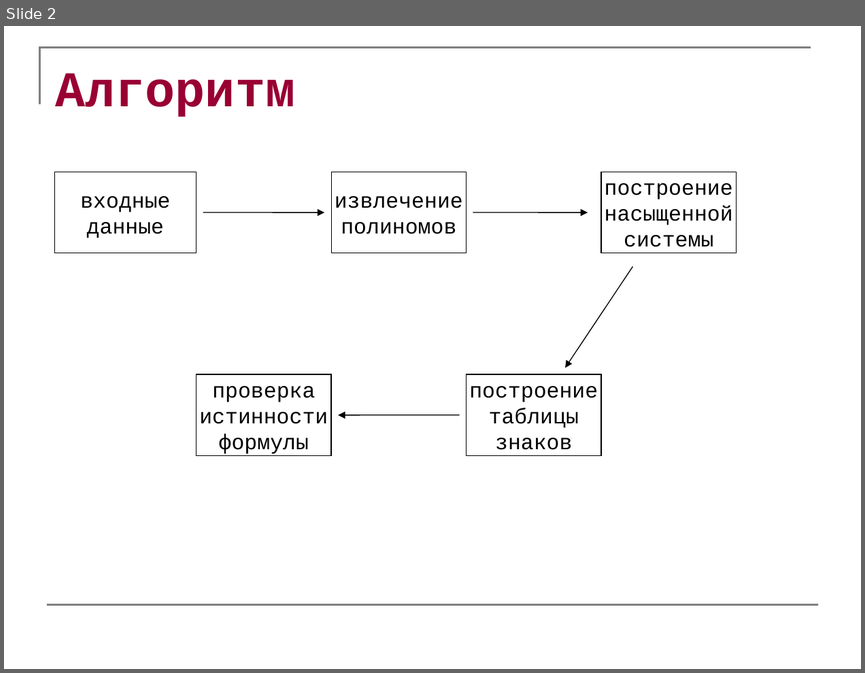
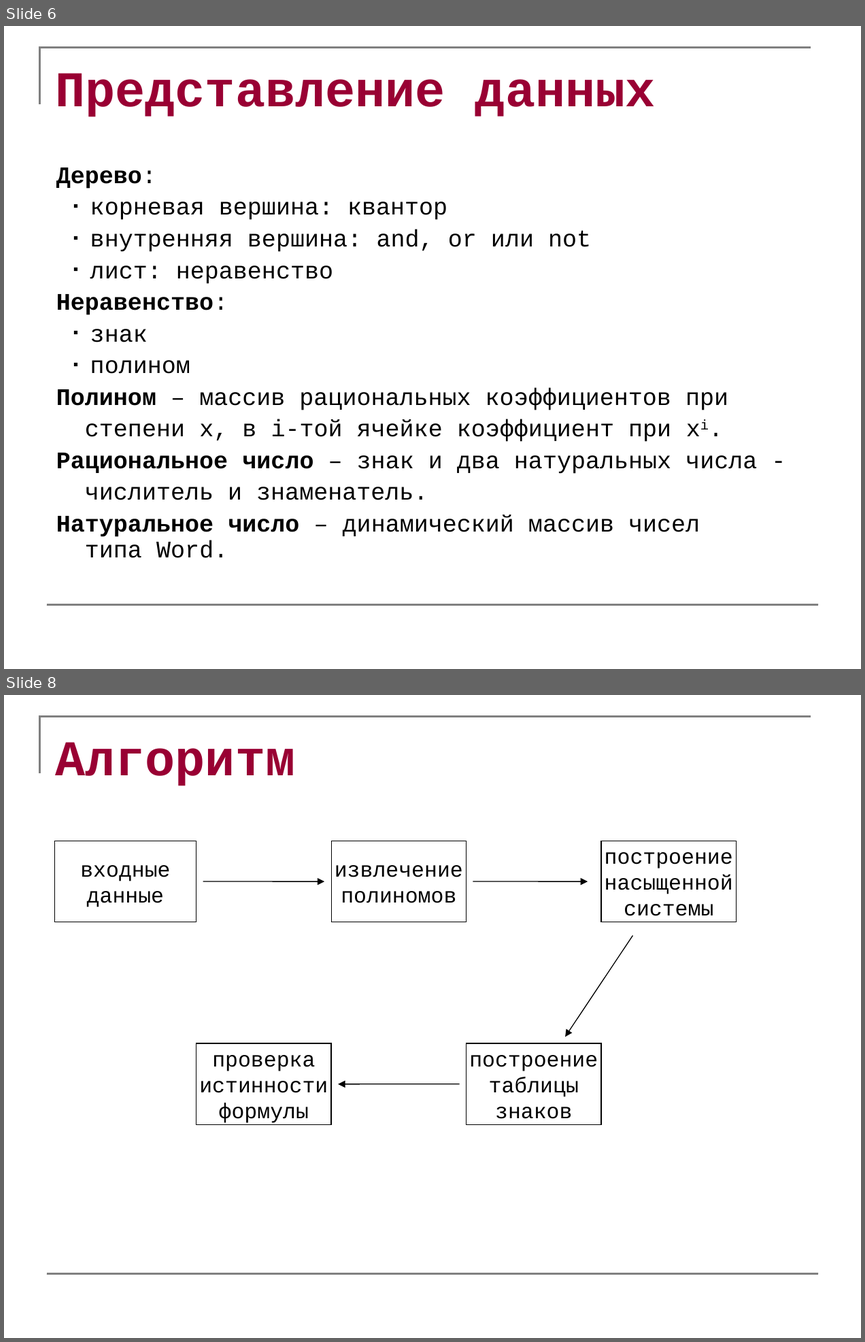
Before and after one commit to abreslav/tarsky, a slide deck: docs/Алгоритм Тарского.ppt. Shown one above the other, each under a label of ours: slide 2 before the commit, slides 6 and 8 after it; the slides between them are not shown. The pictures are 865x673 and 865x1342 pixels, drawn with LibreOffice and Linux fonts; fonts in the diff are those of the drawing. Boxes give left, top, right and bottom in pixels: in the first picture for what was removed or moved away, otherwise in the second. Text is boxed around its words. In the diff, an @@ line names an element or a change of style, - is before the commit and + after.

```diff
--- a/docs/Алгоритм Тарского.ppt
+++ b/docs/Алгоритм Тарского.ppt
@@ slide 6 added at (4,26,861,669), background #FFFFFF; not listed: 2 template elements that a slide beside it also shows @@
@@ title added at (55,73,655,117), 42 pt, text #990033, bold @@
+Представление данных
@@ text added at (56,167,757,558), 20 pt, text #000000 @@
+Дерево:
+  ▪ корневая вершина: квантор
+  ▪ внутренняя вершина: and, or или not
+  ▪ лист: неравенство
+Неравенство:
+  ▪ знак
+  ▪ полином
+Полином – массив рациональных коэффициентов при
+степени x, в i-той ячейке коэффициент при xi.
+Рациональное число – знак и два натуральных числа -
+числитель и знаменатель.
+Натуральное число – динамический массив чисел
+типа Word.
@@ what was slide 2 is now slide 8 @@
```
Also in this commit, not shown: 4 slides changed, 4 other slides added.
